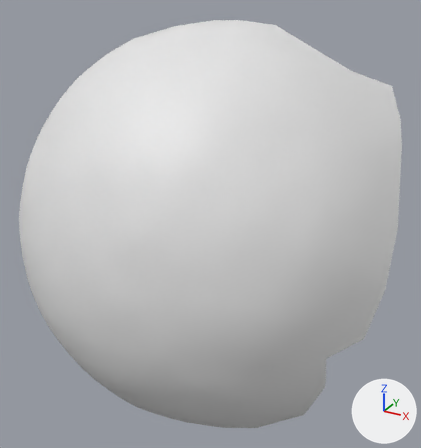
One commit to the OBJ model res/final/onecam_fullvolume/cleanedup/FullVolium.000310.obj: the scene before it, then after it.
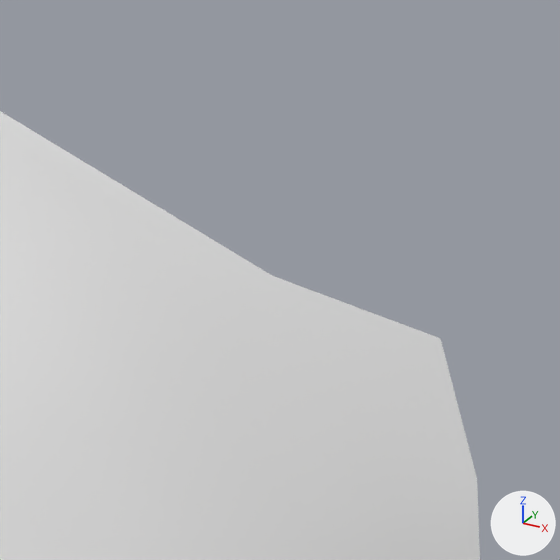
Each version is shown whole from a camera (50 mm lens) standing at (390.9, 107.0, 261.8) and looking at (297.6, 276.5, 177.0), then close up on the part from 68% to 100% of the width and 1% to 31% of the height. The axes (+X, +Y, +Z) are drawn at lower right. The lights are the same throughout. Where no turn or scale is listed for an object, it has been applied to the vertices.

The first close-up shows 'FullVolium.000310'.
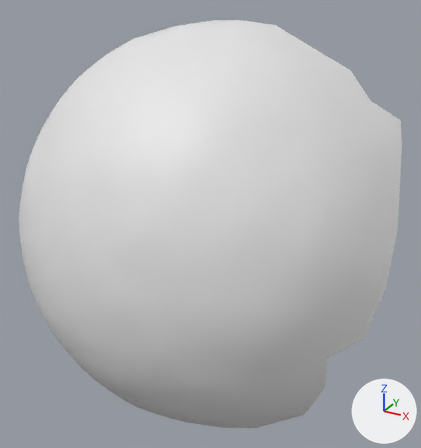
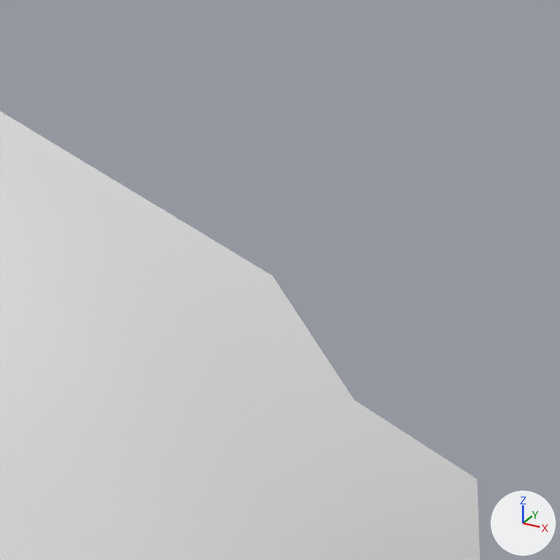
Location of each change, (x1, y1, x2, y2) in pixels of the close-ups (560 x 560 px):
part 1 of me_fullvolium_000310, deleted: before (273, 276, 477, 479)

Diff of the bpy script that builds the scene:
```diff
--- a/res/final/onecam_fullvolume/cleanedup/FullVolium.000310.obj.py
+++ b/res/final/onecam_fullvolume/cleanedup/FullVolium.000310.obj.py
@@ me_fullvolium_000310 @@
 me_fullvolium_000310.from_pydata(...)  # 889 vertices, 1743 faces; spans x 213.1..362.4, y 222.4..314.1, z 97.4..245.4
 # used by ob_fullvolium_000310; location = (0.0, 0.0, 0.0)
 # verts and faces of me_fullvolium_000310; kept vertices keep their numbers, new ones are numbered from 889
 # before: 827 (336.6, 301.8, 230.7) at pixel (272, 275), 829 (345.3, 297.0, 222.5) at pixel (354, 399), 879 (354.2, 303.7, 215.9) at pixel (477, 479), 886 (347.9, 313.9, 224.8) at pixel (440, 338)
+# me_fullvolium_000310 part 1
+delete_vertices([886])  # with the faces that use them
```
